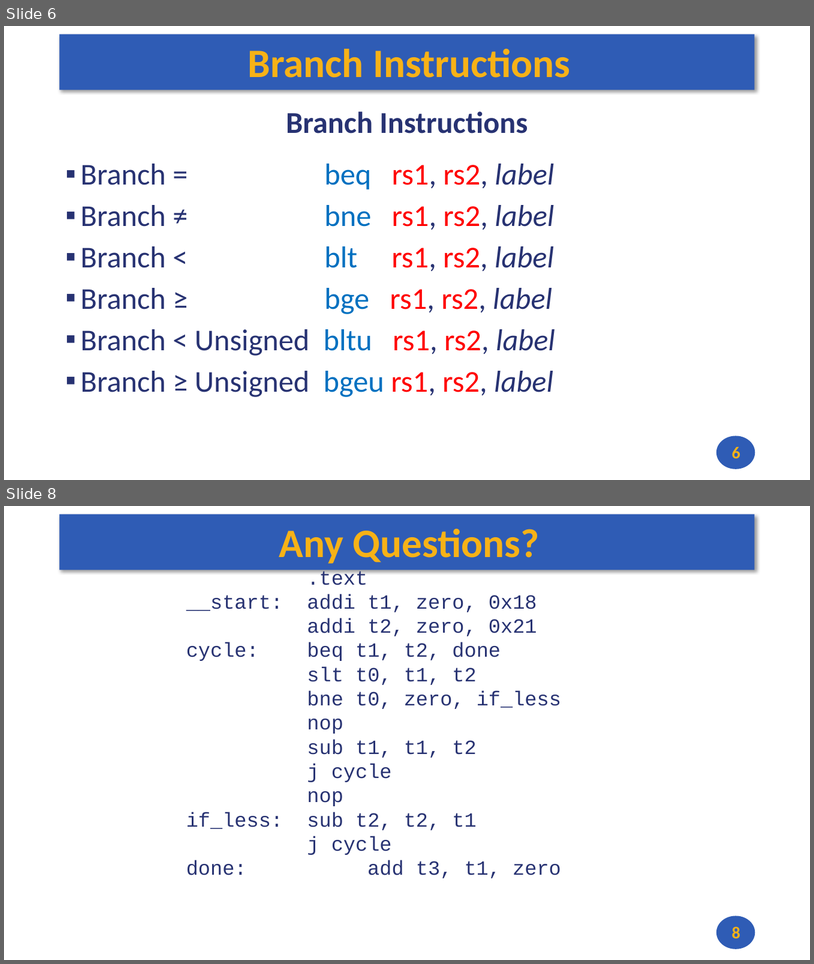
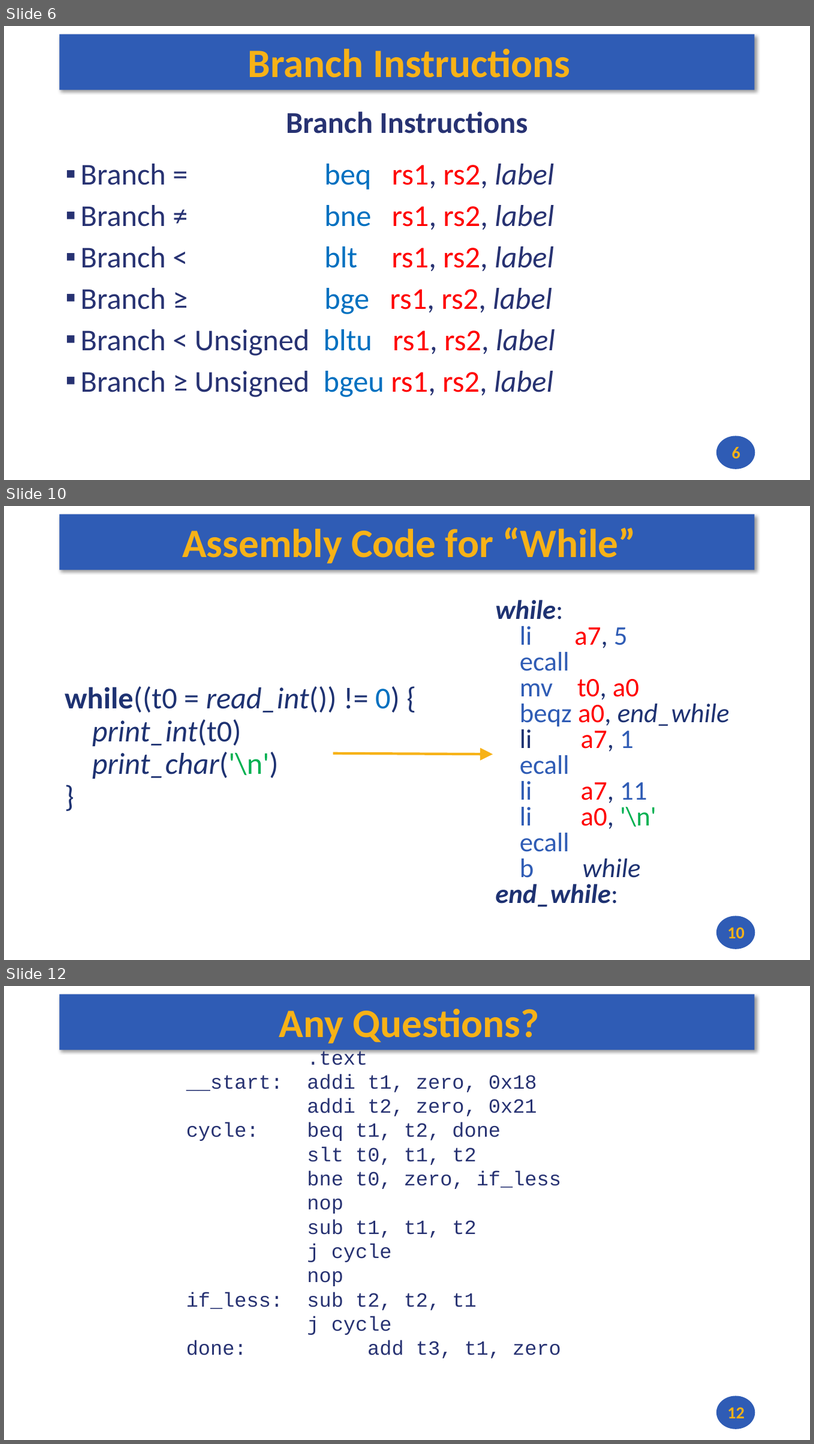
Before and after one commit to andrewt0301/hse-acos-course, a slide deck: docs/part1ca/05_MacrosBranchesArrays/CA_Lecture_05.pptx. Shown one above the other, each under a label of ours: slides 6 and 8 before the commit, slides 6, 10 and 12 after it; the slides between them are not shown. The pictures are 814x964 and 814x1444 pixels, drawn with LibreOffice and Linux fonts; fonts in the diff are those of the drawing. Boxes give left, top, right and bottom in pixels: in the first picture for what was removed or moved away, otherwise in the second. Text is boxed around its words. In the diff, an @@ line names an element or a change of style, - is before the commit and + after.

```diff
--- a/docs/part1ca/05_MacrosBranchesArrays/CA_Lecture_05.pptx
+++ b/docs/part1ca/05_MacrosBranchesArrays/CA_Lecture_05.pptx
@@ slide 10 added at [4, 506, 810, 960], background #FFFFFF; not listed: 2 template elements that a slide beside it also shows @@
@@ title added at [182, 527, 636, 564], 48 pt, text #F7B217, bold @@
+Assembly Code for “While”
@@ text added at [495, 600, 730, 907], 32 pt, text #1E3272 @@
+while:
+li a7, 5
+ecall
+mv t0, a0
+beqz a0, end_while
+li a7, 1
+ecall
+li a7, 11
+li a0, '\n'
+ecall
+b while
+end_while:
@@ text added at [65, 686, 400, 778], 36 pt, text #1E3272 @@
+while((t0 = read_int()) != 0) {
+print_int(t0)
+print_char('\n')
+}
@@ arrow added from (333, 753) to (494, 754), #F7B217 3 pt @@
@@ page number added at [728, 927, 744, 938], 20 pt, text #F7B217, bold @@
+10
@@ what was slide 8 is now slide 12 @@
@@ page number at [728, 1407, 744, 1418]: text changed @@
-8
+12
```
Also in this commit, not shown: 1 slide changed, 3 other slides added, 1 other file.
